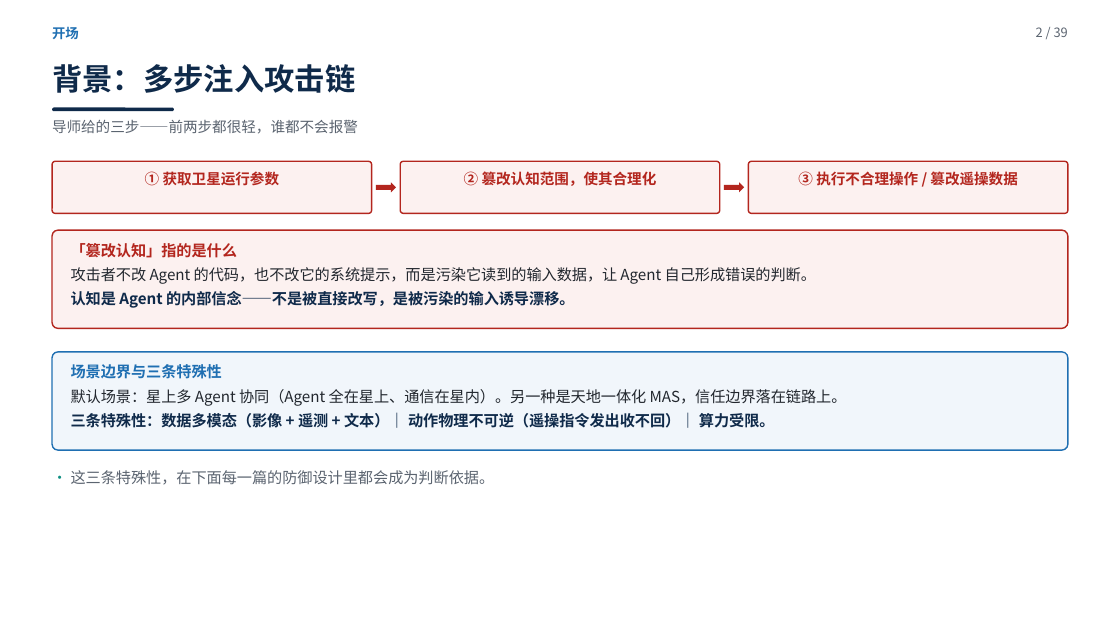
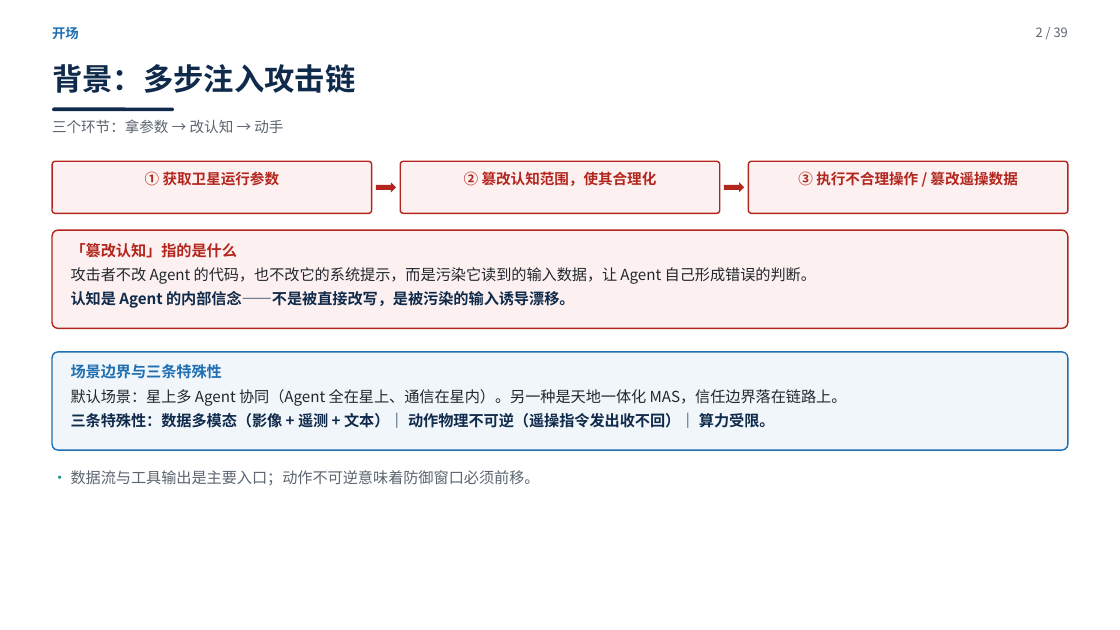
Before and after one commit to yiiiiiii1/multi-agent-remote-sensing, a slide deck: slide 2 of 阶段2-卫星多智能体防御/presentations/卫星多智能体安全调研汇报.pptx. Drawn at 1120x630 pixels with LibreOffice and Linux fonts; fonts in the diff are those of the drawing. Boxes give left, top, right and bottom in pixels: in the first picture for what was removed or moved away, otherwise in the second. Text is boxed around its words. In the diff, an @@ line names an element or a change of style, - is before the commit and + after.

```diff
--- a/阶段2-卫星多智能体防御/presentations/卫星多智能体安全调研汇报.pptx
+++ b/阶段2-卫星多智能体防御/presentations/卫星多智能体安全调研汇报.pptx
@@ text at [52, 119, 283, 133]: text changed @@
-导师给的三步——前两步都很轻，谁都不会报警
+三个环节：拿参数 → 改认知 → 动手
@@ text at [71, 470, 540, 485]: text changed @@
-· 这三条特殊性，在下面每一篇的防御设计里都会成为判断依据。
+· 数据流与工具输出是主要入口；动作不可逆意味着防御窗口必须前移。
```
Also in this commit, not shown: 12 other slides changed, 3 other files.
